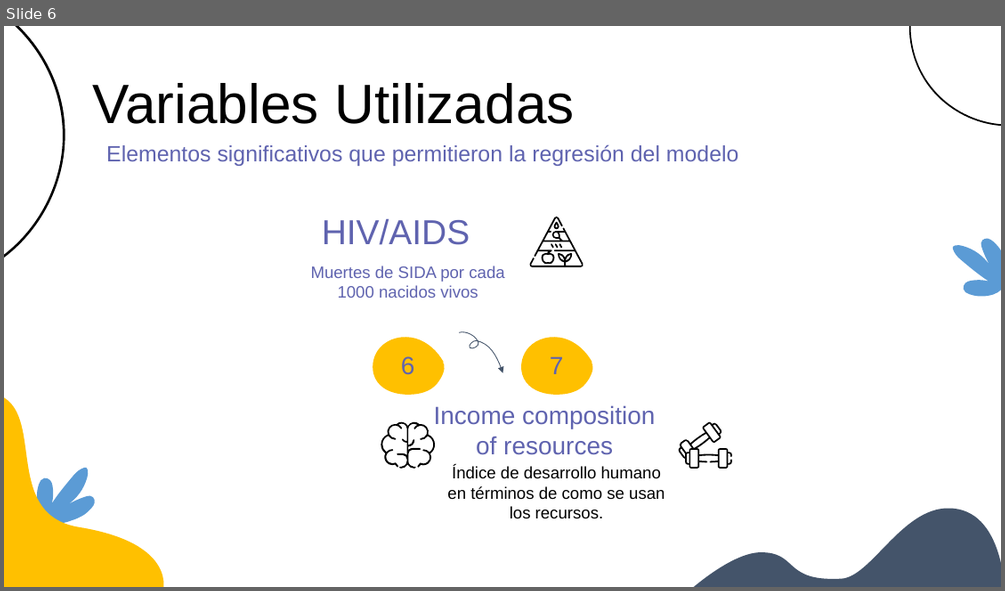
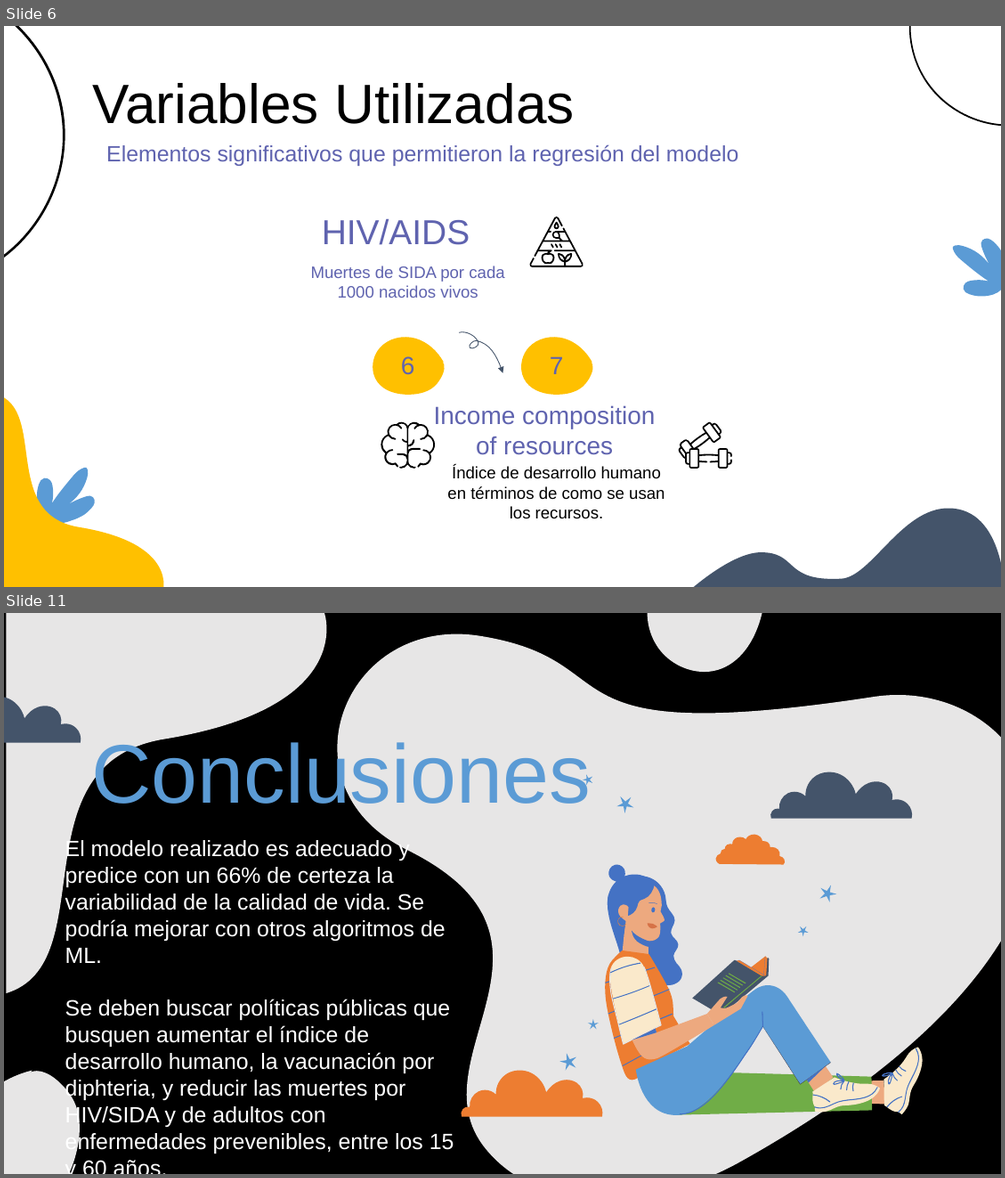
Before and after one commit to sofiaalvarezlopez/BI-Lab3, a slide deck: Presentacion_final.pptx. Shown one above the other, each under a label of ours: slide 6 before the commit, slides 6 and 11 after it; the slides between them are not shown. The pictures are 1005x591 and 1005x1178 pixels, drawn with LibreOffice and Linux fonts; fonts in the diff are those of the drawing; background and template pictures are left out. Boxes give left, top, right and bottom in pixels: in the first picture for what was removed or moved away, otherwise in the second. Text is boxed around its words. In the diff, an @@ line names an element or a change of style, - is before the commit and + after.

```diff
--- a/Presentacion_final.pptx
+++ b/Presentacion_final.pptx
@@ slide 11 added at box(4, 613, 1001, 1174), background #000000 @@
@@ freeform shape added at box(7, 613, 357, 993), fill #E7E6E6 @@
@@ freeform shape added at box(285, 634, 1001, 1174), fill #E7E6E6 @@
@@ freeform shape added at box(643, 613, 768, 672), fill #E7E6E6 @@
@@ freeform shape added at box(4, 696, 81, 742), fill #44546A @@
@@ title added at box(92, 737, 591, 818), 80 pt, text #5B9BD5 @@
+Conclusiones
@@ freeform shape added at box(770, 772, 914, 819), fill #44546A @@
@@ freeform shape added at box(582, 774, 592, 785), fill #5B9BD5 @@
@@ freeform shape added at box(617, 796, 634, 813), fill #5B9BD5 @@
@@ subtitle added at box(65, 838, 454, 1154), 21.3 pt, text #FFFFFF @@
+El modelo realizado es adecuado y predice con un 66% de certeza la variabilidad de la calidad de vida. Se podría mejorar con otros algoritmos de ML.
+Se deben buscar políticas públicas que busquen aumentar el índice de desarrollo humano, la vacunación por diphteria, y reducir las muertes por HIV/SIDA y de adultos con enfermedades prevenibles, entre los 15 y 60 años.
@@ freeform shape added at box(716, 835, 785, 864), fill #ED7D31 @@
@@ freeform shape added at box(820, 885, 836, 902), fill #5B9BD5 @@
@@ freeform shape added at box(798, 926, 809, 937), fill #5B9BD5 @@
@@ freeform shape added at box(588, 1019, 599, 1030), fill #5B9BD5 @@
@@ group added at box(604, 864, 923, 1116): 58 freeform shapes @@
@@ freeform shape added at box(559, 1053, 576, 1070), fill #5B9BD5 @@
@@ freeform shape added at box(4, 1070, 81, 1174), fill #E7E6E6 @@
@@ freeform shape added at box(461, 1070, 604, 1116), fill #ED7D31 @@
```
Also in this commit, not shown: 2 slides changed, 2 other slides added, 2 slides removed, 2 other files.
